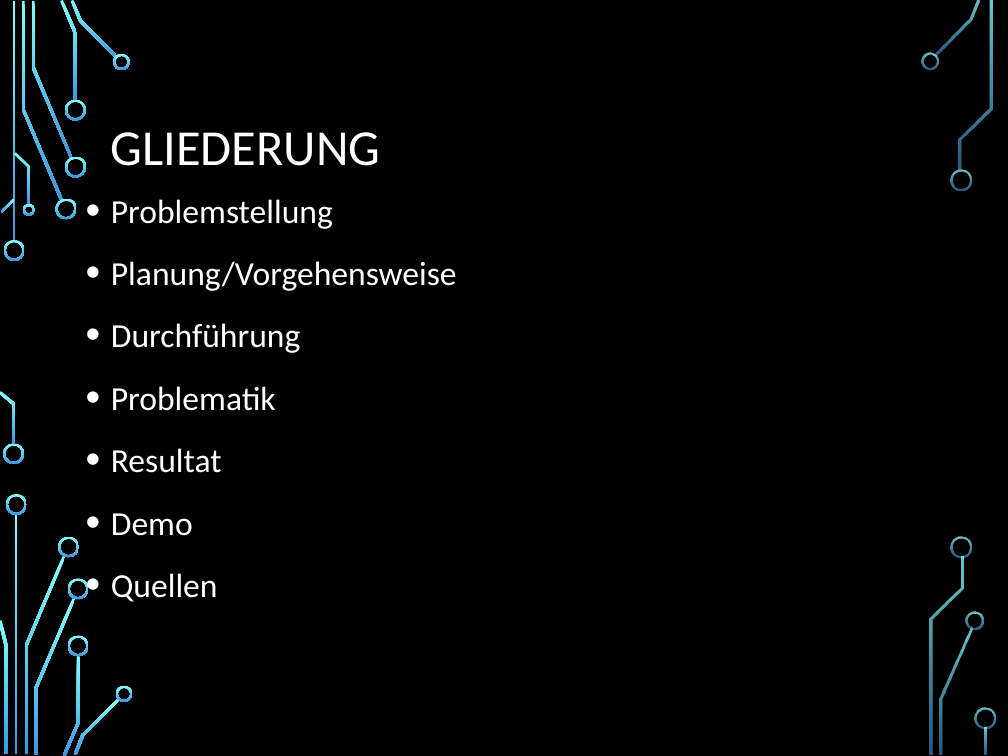
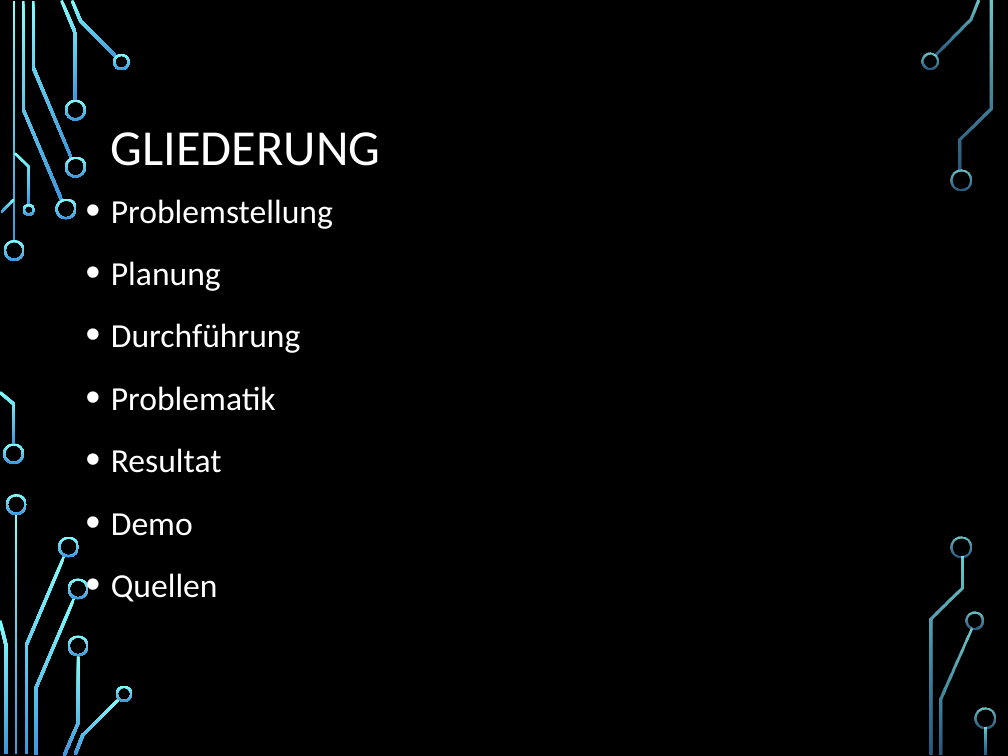
Before and after one commit to SanctumDesert/ZitateSammler, a slide deck: slide 13 of Zitatesammlung.pptx (slide 9 before the commit). Drawn at 1008x756 pixels with LibreOffice and Linux fonts; fonts in the diff are those of the drawing; background and template pictures are left out. Boxes give left, top, right and bottom in pixels: in the first picture for what was removed or moved away, otherwise in the second. Text is boxed around its words. In the diff, an @@ line names an element or a change of style, - is before the commit and + after.

```diff
--- a/Zitatesammlung.pptx
+++ b/Zitatesammlung.pptx
@@ text at (x1=111, y1=261, x2=221, y2=291): text changed @@
-• Planung/Vorgehensweise
+• Planung
```
Also in this commit, not shown: 10 other slides changed, 4 slides added.
